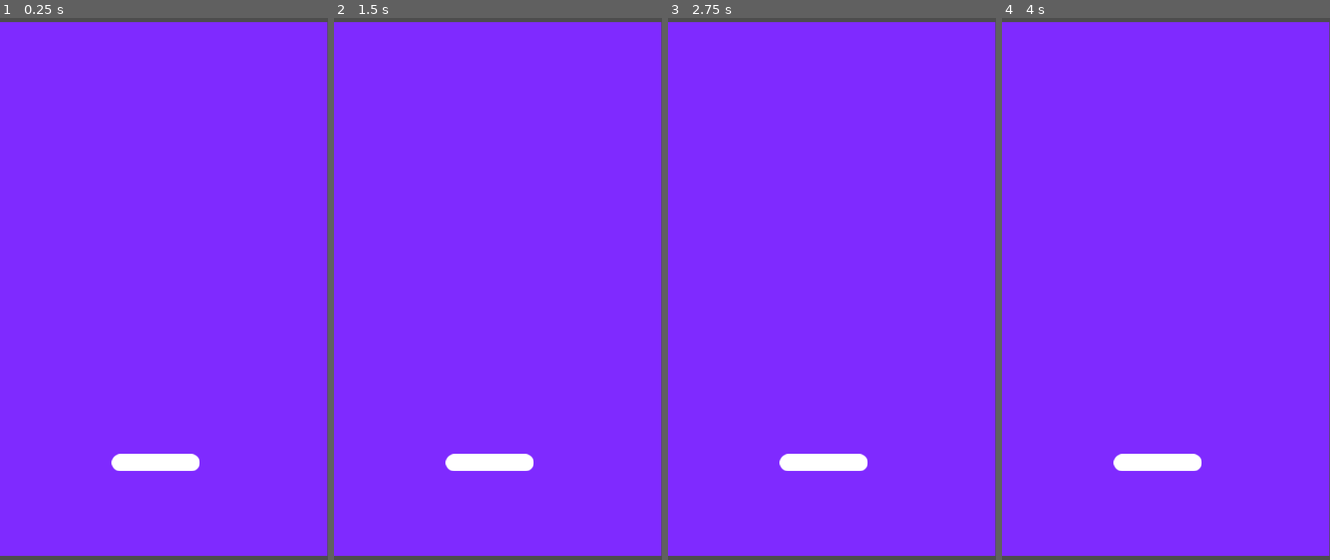
Above: before the commit, frames 1-4 (left to right).
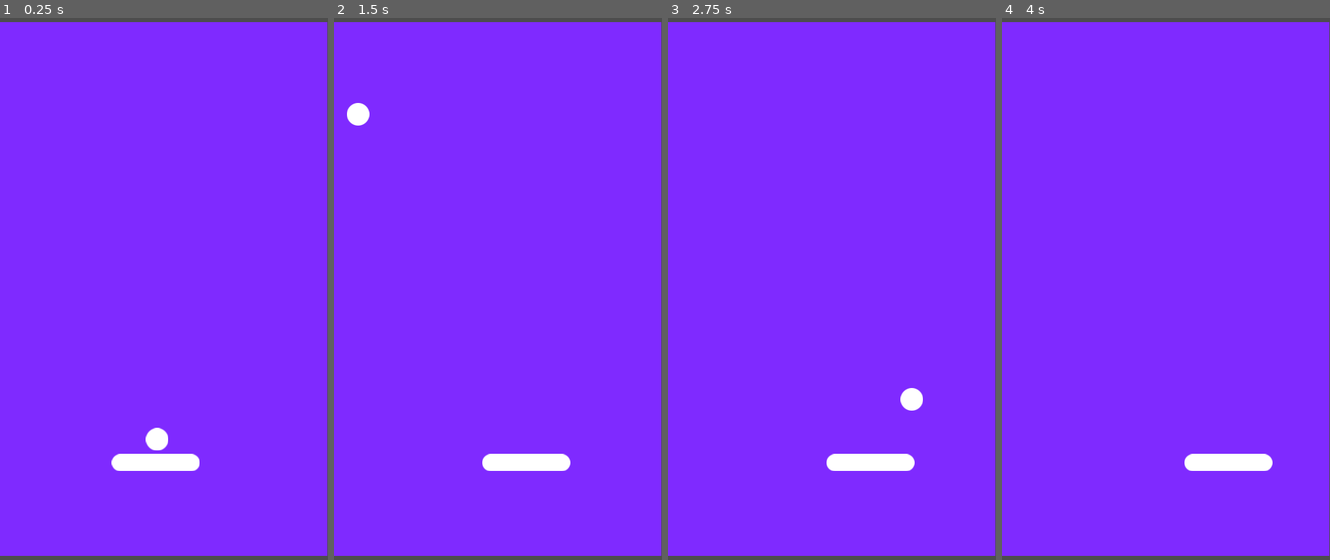
Above: after the commit, the same moments.

Repository: lusgaoliveira/space-pong
Game: Godot game, scene res://game.tscn
The game is run twice, just before and just after one commit, with the same random seed, the same clock (stepped at 60 frames per second) and the same inputs.
Inputs:
- Up to frame 1 (0.25 s): no input
- Up to frame 2 (1.5 s): tap Enter at 0.5 s; hold Right (ui_right) 0.53-1.28 s; hold Space (Start, bound only after the commit) 0.53-1.28 s; hold Left (ui_left) from 1.28 s (still down); tap Space (Start, bound only after the commit) at 1.35 s
- Up to frame 3 (2.75 s): release Left (ui_left) at 2.03 s; hold Right (ui_right) from 2.03 s (still down); hold Space (Start, bound only after the commit) from 2.03 s (still down)
- Up to frame 4 (4 s): release Space (Start, bound only after the commit) at 2.78 s; tap Space (Start, bound only after the commit) at 2.85, 3.5 s; release Right (ui_right) at 3.53 s; hold Left (ui_left) from 3.53 s (still down); hold Space (Start, bound only after the commit) from 3.53 s (still down)

The runs differ from the first frame. In frame 1, 0.2% of the frame differs, in the area x 44-52%, y 75-80%; in frame 2, 1.0%; in frame 3, 1.2%; in frame 4, 1.4%, in the area x 33-83%, y 80-84%.
Error before the commit: Invalid access to property or key 'started' on a base object of type 'null instance'. (res://scripts/player.gd:14)

Commit message:
feat: add speed incrementor and angle change

Diff:
--- a/game.tscn
+++ b/game.tscn
@@ -1,16 +1,17 @@
-[gd_scene load_steps=6 format=3 uid="uid://c3upx22gfnhok"]
+[gd_scene load_steps=7 format=3 uid="uid://c3upx22gfnhok"]
 
 [ext_resource type="Texture2D" uid="uid://bs0i26o1ta4m2" path="res://sprites/Fundo1.png" id="1_80nbo"]
 [ext_resource type="PackedScene" uid="uid://d18b37vk8m2sl" path="res://scenes/player.tscn" id="2_e2o6t"]
+[ext_resource type="PackedScene" uid="uid://bkcytdmhfojrs" path="res://scenes/bail.tscn" id="3_feb5d"]
 
 [sub_resource type="RectangleShape2D" id="RectangleShape2D_e2o6t"]
-size = Vector2(629.25, 53)
+size = Vector2(633, 53)
 
 [sub_resource type="RectangleShape2D" id="RectangleShape2D_feb5d"]
-size = Vector2(75, 793.313)
+size = Vector2(75, 774.00024)
 
 [sub_resource type="RectangleShape2D" id="RectangleShape2D_fc0e3"]
-size = Vector2(631.375, 60.5)
+size = Vector2(632.6875, 60.5)
 
 [node name="Game" type="Node2D"]
 
@@ -27,25 +28,28 @@
 position = Vector2(0, -48)
 
 [node name="CollisionShape2D" type="CollisionShape2D" parent="TopWall"]
-position = Vector2(240.375, 24)
+position = Vector2(239.5, 36)
 shape = SubResource("RectangleShape2D_e2o6t")
 
 [node name="LeftWall" type="StaticBody2D" parent="."]
 
 [node name="CollisionShape2D" type="CollisionShape2D" parent="LeftWall"]
-position = Vector2(-40, 397.344)
+position = Vector2(-40, 403.00024)
 shape = SubResource("RectangleShape2D_feb5d")
 
 [node name="RightWall" type="StaticBody2D" parent="."]
 
 [node name="CollisionShape2D" type="CollisionShape2D" parent="RightWall"]
-position = Vector2(518, 394)
+position = Vector2(518, 398.00012)
 shape = SubResource("RectangleShape2D_feb5d")
 
 [node name="Hole" type="Area2D" parent="."]
 position = Vector2(0, -12)
 
 [node name="CollisionShape2D" type="CollisionShape2D" parent="Hole"]
-position = Vector2(246, 834)
+position = Vector2(239.65625, 829)
 shape = SubResource("RectangleShape2D_fc0e3")
 debug_color = Color(0.88788, 0.282789, 0.437694, 0.42)
+
+[node name="Ball" parent="." instance=ExtResource("3_feb5d")]
+position = Vector2(230, 618)
--- a/project.godot
+++ b/project.godot
@@ -12,7 +12,7 @@
 
 config/name="Space Pong"
 run/main_scene="uid://c3upx22gfnhok"
-config/features=PackedStringArray("4.4", "Mobile")
+config/features=PackedStringArray("4.5", "Mobile")
 config/icon="res://icon.svg"
 
 [display]
@@ -27,6 +27,14 @@
 
 project/assembly_name="Space Pong"
 
+[input]
+
+Start={
+"deadzone": 0.2,
+"events": [Object(InputEventKey,"resource_local_to_scene":false,"resource_name":"","device":-1,"window_id":0,"alt_pressed":false,"shift_pressed":false,"ctrl_pressed":false,"meta_pressed":false,"pressed":false,"keycode":0,"physical_keycode":32,"key_label":0,"unicode":32,"location":0,"echo":false,"script":null)
+]
+}
+
 [rendering]
 
 renderer/rendering_method="mobile"
--- a/scripts/ball.gd
+++ b/scripts/ball.gd
@@ -2,13 +2,20 @@
 
 var started = false
 var start_speed = 500
+var incremental_speed = 1.02
+var angle = [-250, 250]
 
 func _physics_process(delta):
 	if Input.is_action_pressed("Start") and !started:
 		start_game()
 
-	move_and_collide(velocity*delta)
+	if started:
+		var collision = move_and_collide(velocity*delta)
+
+		if collision != null:
+			velocity = velocity.bounce(collision.get_normal()) * incremental_speed
 
 func start_game():
 	started = true
 	velocity.y = -start_speed
+	velocity.x = angle.pick_random()
Not shown, changed: icon.svg.import
Not shown, changed: sprites/Asteroide1.png.import
Not shown, changed: sprites/Asteroide2.png.import
Not shown, changed: sprites/Asteroide3.png.import
Not shown, changed: sprites/Asteroide4.png.import
Not shown, changed: sprites/Asteroide5.png.import
Not shown, changed: sprites/Asteroide6.png.import
Not shown, changed: sprites/Bola.png.import
Not shown, changed: sprites/Fundo1.png.import
Not shown, changed: sprites/Fundo2.png.import
Not shown, changed: sprites/Fundo3.png.import
Not shown, changed: sprites/Fundo4.png.import
(and 3 more such lines)
